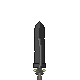
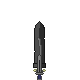
Layers edited between the first and the second w=80, h=80 image:
added layer "longsword" in group "Sword" over [35, 54, 44, 80]
